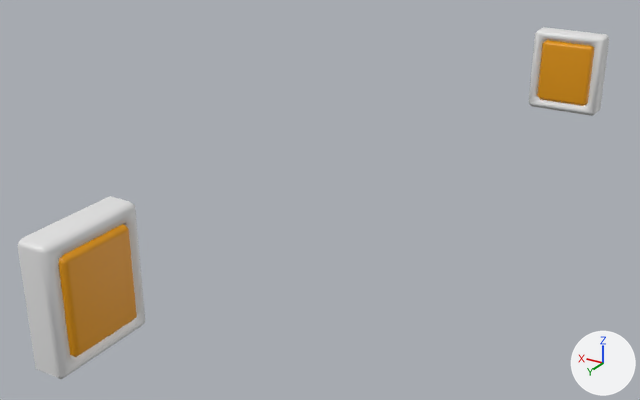
The FBX model Assets/PackageAsset/Honda 1/Clay/SM_Clay_Window_05.fbx as it was, and as the next commit left it.
Both versions are drawn from a 50 mm lens placed at (-0.95, 2.24, 1.52), pointed at (0.39, 0.02, 0.41). Arrows for +X, +Y and +Z are at lower right; the lights stay in place. Where no turn or scale is listed for an object, it has been applied to the vertices.

The scene before the commit, as lines of its bpy script (objects in view):
```python
mat_mi_clay_01 = principled_material('MI_Clay_01')
mat_mi_clay_01.base_color = (0.8, 0.8, 0.8)  # white #e7e7e7
me_cube_090_piece_041_piece_025 = bpy.data.meshes.new('Cube.090_Piece.041_Piece.025')
me_cube_090_piece_041_piece_025.from_pydata(...)  # 228 vertices, 220 faces; spans x -0.11..0.48, y -1.48..1.13, z 0.38..0.71
# faces by material slot: [168, 52]
me_cube_090_piece_041_piece_025.materials.append(mat_mi_clay_01)  # white #e7e7e7
me_cube_090_piece_041_piece_025.materials.append(mat_mi_lgiht_01)  # orange #e79a00
ob_sm_clay_window_05 = bpy.data.objects.new('SM_Clay_Window_05', me_cube_090_piece_041_piece_025)
ob_sm_clay_window_05.location = (0.0, 0.0, 0.0)
```
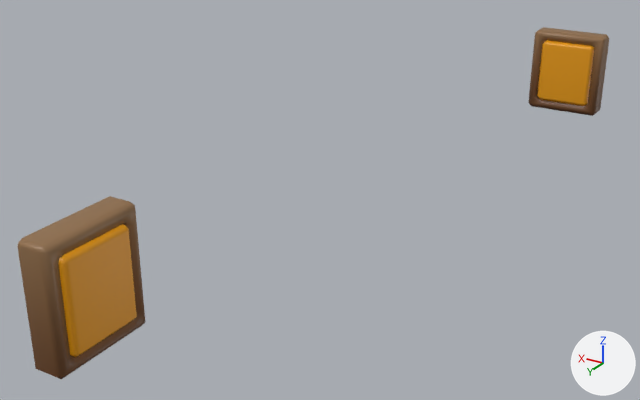
The change, as a diff of the scene's bpy script:
```diff
--- a/Assets/PackageAsset/Honda 1/Clay/SM_Clay_Window_05.fbx.py
+++ b/Assets/PackageAsset/Honda 1/Clay/SM_Clay_Window_05.fbx.py
@@ img_t_all_01_png @@
+img_t_all_01_png = load_image('T_All_01.png', '../T_All_01.png', 2048, 2048, 'sRGB')
@@ mat_mi_clay_01 @@
 mat_mi_clay_01 = principled_material('MI_Clay_01')
-mat_mi_clay_01.base_color = (0.8, 0.8, 0.8)  # white #e7e7e7
+mat_mi_clay_01.texture = img_t_all_01_png
```

Location of each change, [x1, y1, x2, y2] in pixels of the pictures (640 x 400 px):
'SM_Clay_Window_05', surface changed (grey to brown): [18, 27, 609, 379] in both
